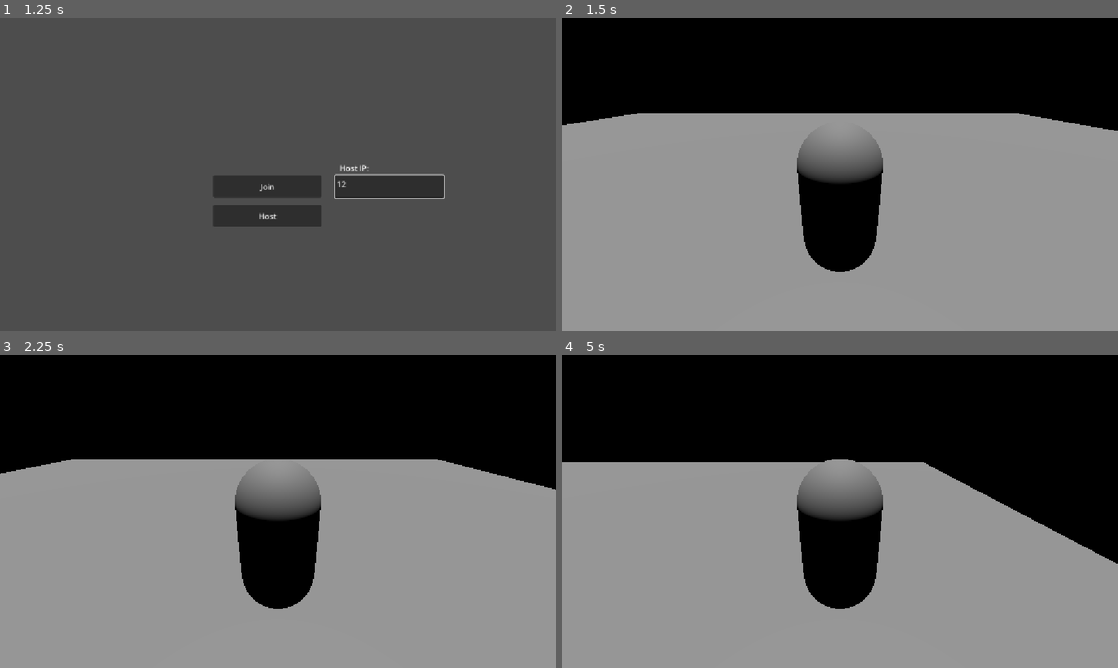
Above: before the commit, frames 1-4 (two rows, left to right).
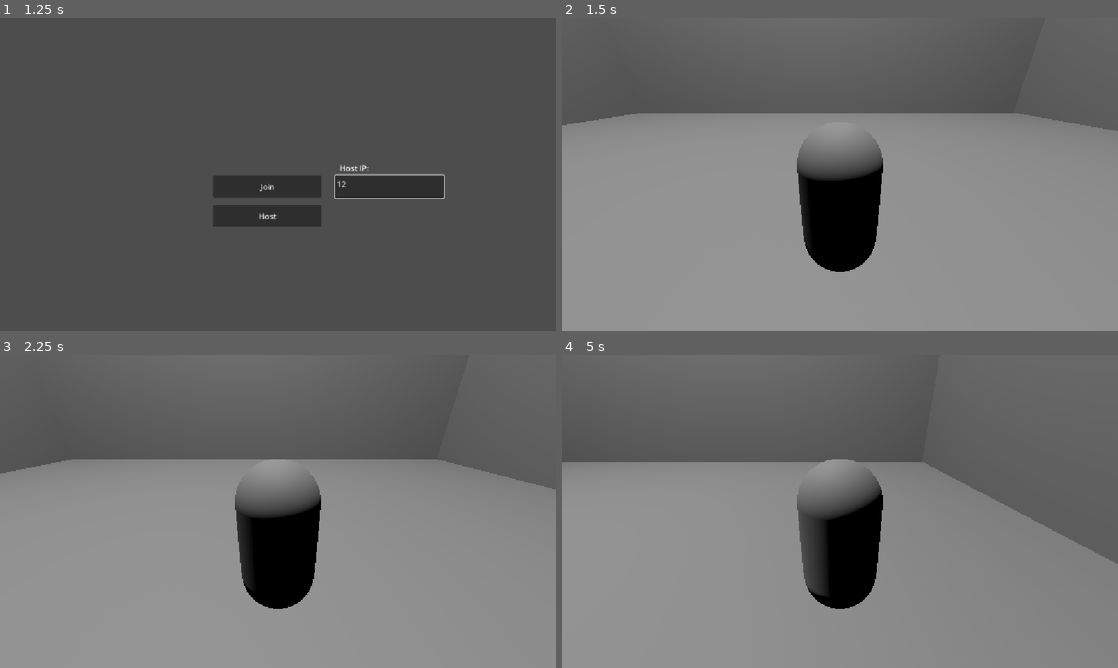
Above: after the commit, the same moments.

Repository: erlewa/bug-box
Game: Godot game, scene res://scenes/main_menu.tscn
Two runs of this game, one before a commit and one after it. Both use one fixed random seed, a clock stepped at 60 frames per second and the inputs below.
Inputs (mouse positions are in pixels of both pictures, inside the frame that each line leads up to):
- Up to frame 1 (1.25 s): click (389, 187) at 0.52 s; type "12" at 0.6 s
- Up to frame 2 (1.5 s): click "Host" at 1.25 s
- Up to frame 3 (2.25 s): tap Enter (ui_accept) at 2 s; hold Right (ui_right) from 2.03 s (still down)
- Up to frame 4 (5 s): tap Enter (ui_accept) at 2.27, 3.02, 4.52 s; release Right (ui_right) at 2.78 s; hold Down (ui_down) 2.78-3.53 s; hold Right (ui_right) 3.53-4.28 s; hold Up (ui_up) from 4.28 s (still down)

Frame 1 is identical in both runs. In frame 2, 32% of the frame differs, in the area x 0-100%, y 0-73%; in frame 3, 36%; in frame 4, 43%, in the area x 0-100%, y 0-77%.

Commit message:
fix: swapped light to spot light to add depth to level

Diff:
--- a/bug-box/scenes/level_0.tscn
+++ b/bug-box/scenes/level_0.tscn
@@ -65,8 +65,15 @@
 transform = Transform3D(1, 0, 0, 0, 1, 0, 0, 0, 1, -1.0484066, 0.21992517, -0.88790274)
 shape = SubResource("ConcavePolygonShape3D_7wnc2")
 
+[node name="SpotLight3D2" type="SpotLight3D" parent="." unique_id=1799223686]
+transform = Transform3D(0.9999638, 1.820527e-05, -0.008506398, 0.008506417, -0.0021401034, 0.9999616, 0, -0.9999978, -0.0021401807, -2.8354492, 32.46724, -1.6295834)
+light_energy = 32.0
+spot_range = 4096.0
+spot_angle = 180.0
+
 [node name="SpotLight3D" type="DirectionalLight3D" parent="." unique_id=1823111128]
-transform = Transform3D(1, 0, 0, 0, -0.0021401807, 0.9999978, 0, -0.9999978, -0.0021401807, -2.8354492, 30.507732, -1.6295834)
+transform = Transform3D(0.85891366, 0.0010960302, -0.5121193, 0.5121204, -0.0018382304, 0.85891175, 0, -0.9999978, -0.0021401807, -2.8354492, 30.507732, -1.6295834)
+visible = false
 
 [node name="MultiplayerSpawner" type="MultiplayerSpawner" parent="." unique_id=2084917811]
 _spawnable_scenes = PackedStringArray("uid://cad3tk841gia0")
